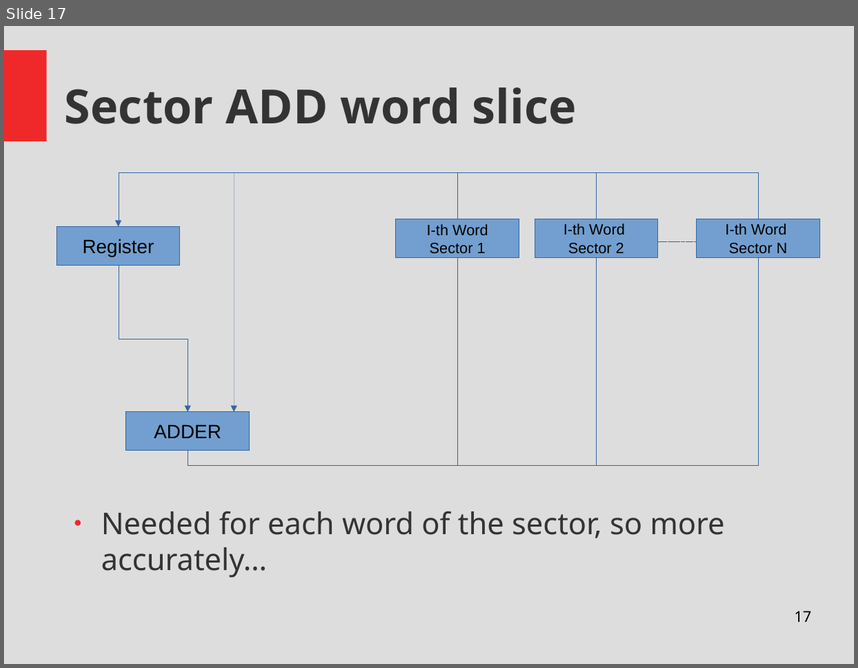
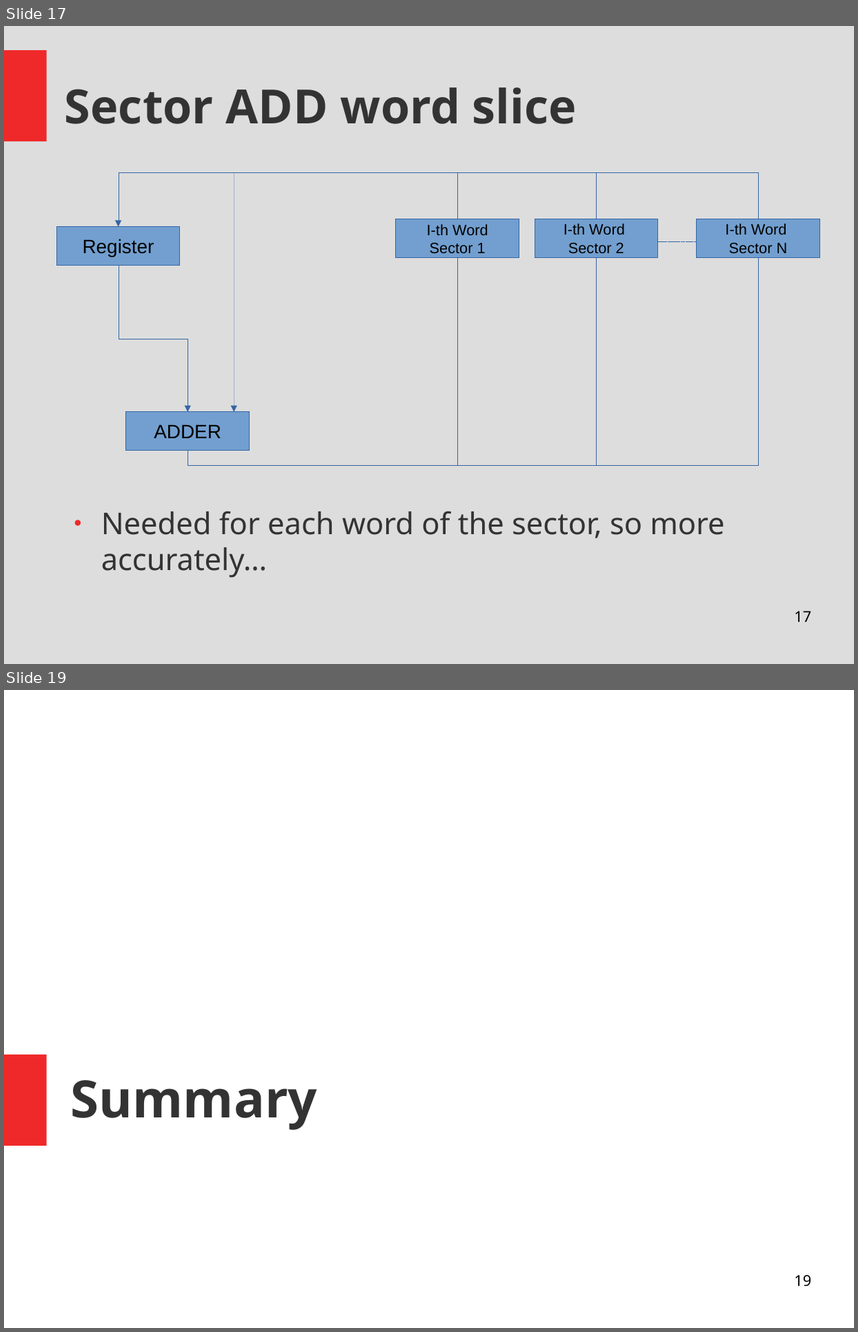
Before and after one commit to Thapep/PPS, a slide deck: inmemory/In Memory Processing Presentation.odp. Shown one above the other, each under a label of ours: slide 17 before the commit, slides 17 and 19 after it; the slides between them are not shown. The pictures are 858x668 and 858x1332 pixels, drawn with LibreOffice and Linux fonts; fonts in the diff are those of the drawing. Boxes give left, top, right and bottom in pixels: in the first picture for what was removed or moved away, otherwise in the second. Text is boxed around its words. In the diff, an @@ line names an element or a change of style, - is before the commit and + after.

Commit message:
Summary covered, Strengths and Weaknesses covered

```diff
--- a/inmemory/In Memory Processing Presentation.odp
+++ b/inmemory/In Memory Processing Presentation.odp
@@ slide 19 added at box(4, 690, 854, 1328), background #FFFFFF @@
@@ rectangle added at box(4, 1054, 46, 1145), fill #EF2929 @@
@@ title added at box(71, 1080, 317, 1130), 48 pt, text #333333, bold @@
+Summary
@@ page number added at box(794, 1274, 811, 1286), 14 pt, text #000000 @@
+19
```
Also in this commit, not shown: 1 slide changed, 5 other slides added, 2 other files.
